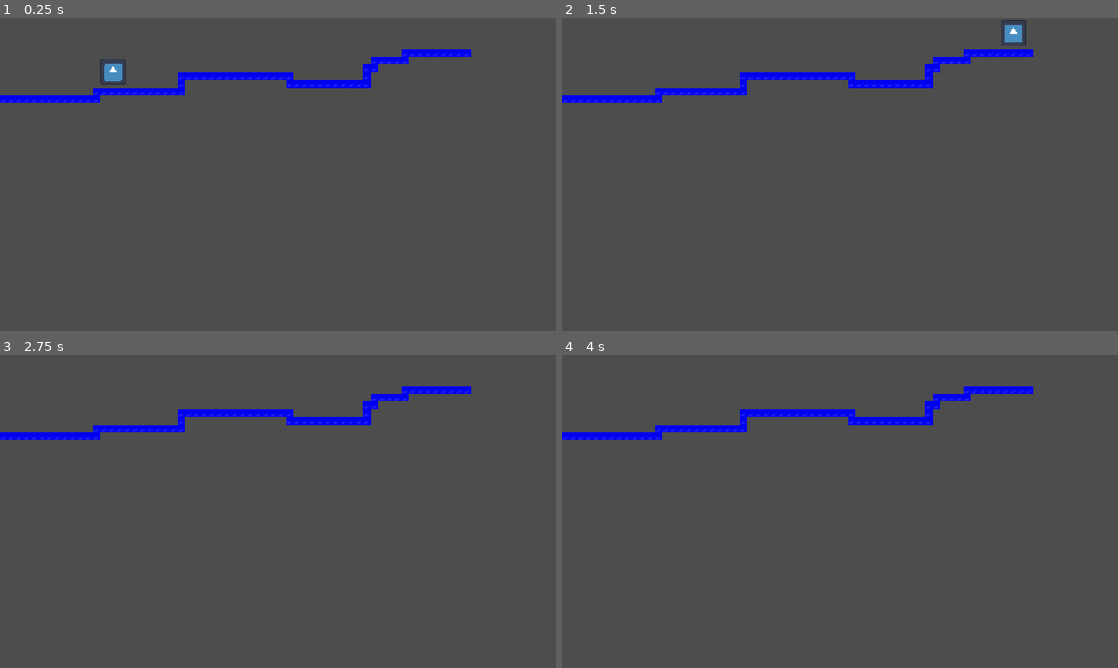
Above: before the commit, frames 1-4 (two rows, left to right).
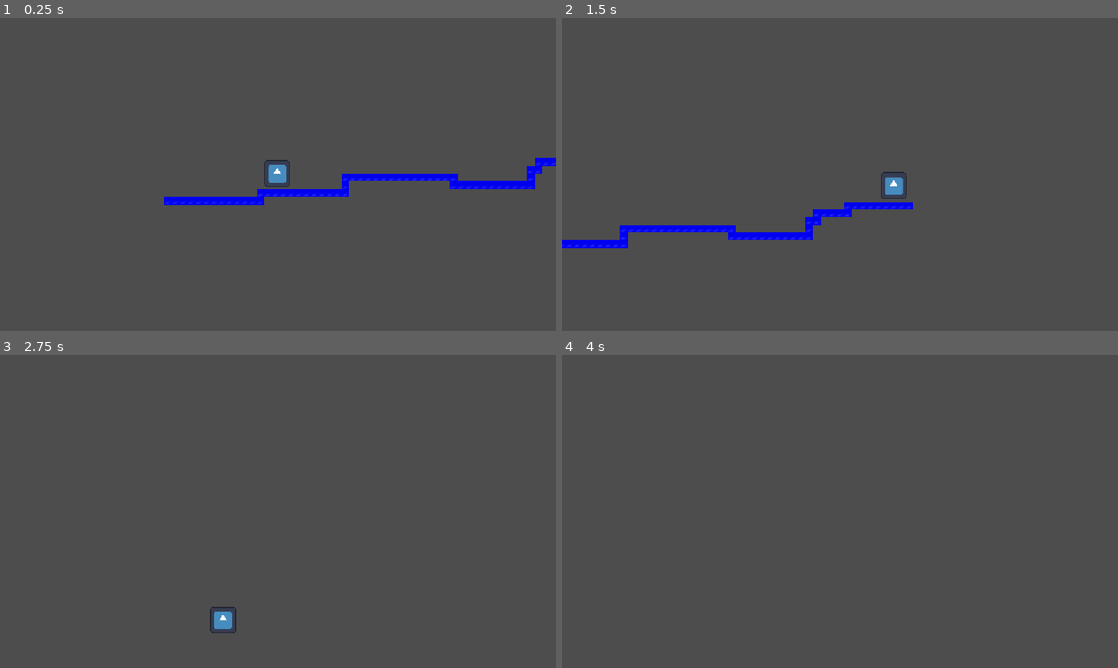
Above: after the commit, the same moments.

Repository: sen3th/platformed
Game: Godot game, scene res://main.tscn
Two runs of this game, one before a commit and one after it. Both use one fixed random seed, a clock stepped at 60 frames per second and the inputs below. The engine's default icon, where the game draws it, is replaced by a stand-in: a white triangle on a blue panel in a dark square.
Inputs (mouse positions are in pixels of both pictures, inside the frame that each line leads up to):
- Up to frame 1 (0.25 s): no input
- Up to frame 2 (1.5 s): tap Enter at 0.5 s; move the mouse to (962, 158) at 0.52 s; hold D (right) from 0.53 s (still down); tap Alt at 0.6 s; click (962, 158) at 0.67 s; tap W (jump) at 0.77 s; move the mouse to (728, 190) at 1.27 s; tap Shift at 1.35 s
- Up to frame 3 (2.75 s): tap W (jump) at 1.52 s; move the mouse to (333, 442) at 2.02 s; release D (right) at 2.03 s; hold A (left) from 2.03 s (still down); tap Alt at 2.1 s
- Up to frame 4 (4 s): move the mouse to (812, 574) at 2.77 s; release A (left) at 2.78 s; hold D (right) from 2.78 s (still down); tap Shift at 2.85 s; click (812, 574) at 2.92 s; tap W (jump) at 3.02, 3.77 s; tap Space at 3.5 s; move the mouse to (1006, 558) at 3.52 s; tap Alt at 3.6 s

The runs differ from the first frame. In frame 1, 4.8% of the frame differs, in the area x 0-100%, y 10-60%; in frame 2, 4.5%; in frame 3, 2.6%; in frame 4, 2.3%.

Commit message:
added camera + lag

Diff:
--- a/main.tscn
+++ b/main.tscn
@@ -3070,6 +3070,11 @@
 scale = Vector2(0.4140625, 0.42968744)
 texture = ExtResource("1_ig7tw")
 
+[node name="Camera2D" type="Camera2D" parent="Player" unique_id=841967598]
+position = Vector2(166, 48)
+position_smoothing_enabled = true
+position_smoothing_speed = 7.0
+
 [node name="TileMapLayer" type="TileMapLayer" parent="." unique_id=2008472307]
 tile_map_data = PackedByteArray("AAAAAAoAAAAKAA8AAAABAAoAAAAKAA8AAAACAAoAAAAKAA8AAAADAAoAAAAKAA8AAAAEAAoAAAAKAA8AAAAFAA …(1024 unchanged characters)…
 tile_set = SubResource("TileSet_xx71g")
